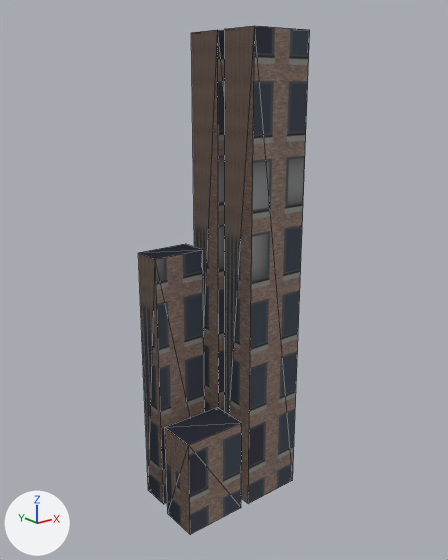
What one commit did to the glTF model assets/models/city_block_12345_6_04.glb.
Camera for both pictures: a 50 mm lens placed at (-10.83, -13.84, 12.58), pointed at (0.17, -0.1, 7.08). Lighting does not change. The marker at lower left points along +X, +Y and +Z. The older version comes first. Mesh edges are drawn as thin lines. Vertices at exactly the same position are counted once.

In view in the first picture: 'block_04'.
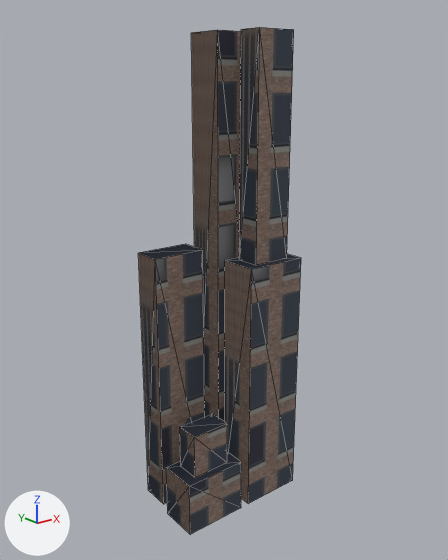
Location of each change, [x1, y1, x2, y2] in pixels of the pictures (448 x 560 px; the box of a moved part takes in the faces that stretch with it):
'block_04', reshaped
    before: [138, 26, 310, 534]
    after: [138, 27, 301, 534]
part 1 of me_block_04, added
    after: [180, 414, 227, 478]
part 2 of me_block_04, added
    after: [239, 27, 294, 265]
part 3 of me_block_04, moved or reshaped
    before: [165, 407, 242, 534]
    after: [166, 452, 241, 534]
part 4 of me_block_04, moved or reshaped
    before: [225, 26, 310, 504]
    after: [225, 254, 301, 504]

The change, as a diff of the scene's bpy script:
```diff
--- a/assets/models/city_block_12345_6_04.glb.py
+++ b/assets/models/city_block_12345_6_04.glb.py
@@ me_block_04 @@
 # used by ob_block_04; location = (0.0, 0.0, 0.0)
 # verts and faces of me_block_04; kept vertices keep their numbers, new ones are numbered from 32
 # before: 12 (-2.1, -0.15, 3.0) at pixel (164, 427), 13 (-2.1, -1.35, 3.0) at pixel (188, 445), 14 (-0.15, -1.35, 3.0) at pixel (241, 422), 15 (-0.15, -0.15, 3.0) at pixel (217, 407)
-me_block_04.from_pydata(...)  # 32 vertices, 48 faces; spans x -2.1..2.1, y -1.35..1.35, z 0.0..14.0
+me_block_04.from_pydata(...)  # 48 vertices, 72 faces; spans x -2.1..2.1, y -1.35..1.35, z 0.0..14.0
+# me_block_04 part 1: a new loose piece, a box spanning x -1.73..-0.52, y -1.12..-0.38, z 1.65..3.0, in mat_tier1_001 (picture img_image_0)
+# me_block_04 part 2: a new loose piece, a box spanning x 0.52..1.73, y -1.12..-0.38, z 7.7..14.0, in mat_tier1_003 (picture img_image_0)
+# me_block_04 part 3
+for i in [*range(12, 16)]: verts[i] += (0.0, 0.0, -1.35)
+# me_block_04 part 4
+# 4 vertices are removed from x 0.15..2.1, y -1.35..-0.15, z 14.0
+# 10 faces are deleted
+# 4 vertices are added at (0.15, -0.15, 7.7), (0.15, -1.35, 7.7), (2.1, -1.35, 7.7), (2.1, -0.15, 7.7)
+# 10 new faces join them, mat_tier1_003 (picture img_image_0)
 me_block_04.materials.append(mat_tier1)
```
